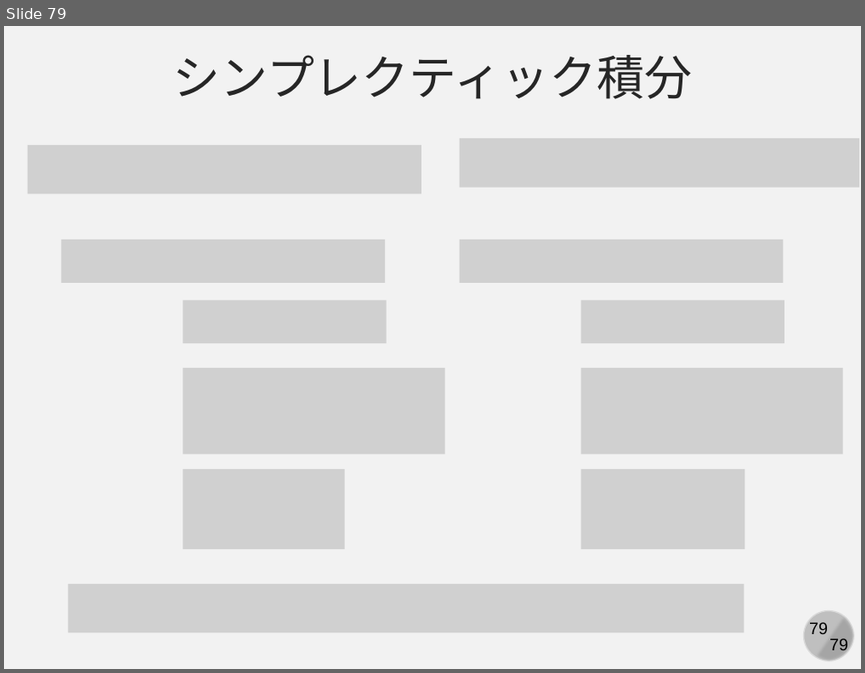
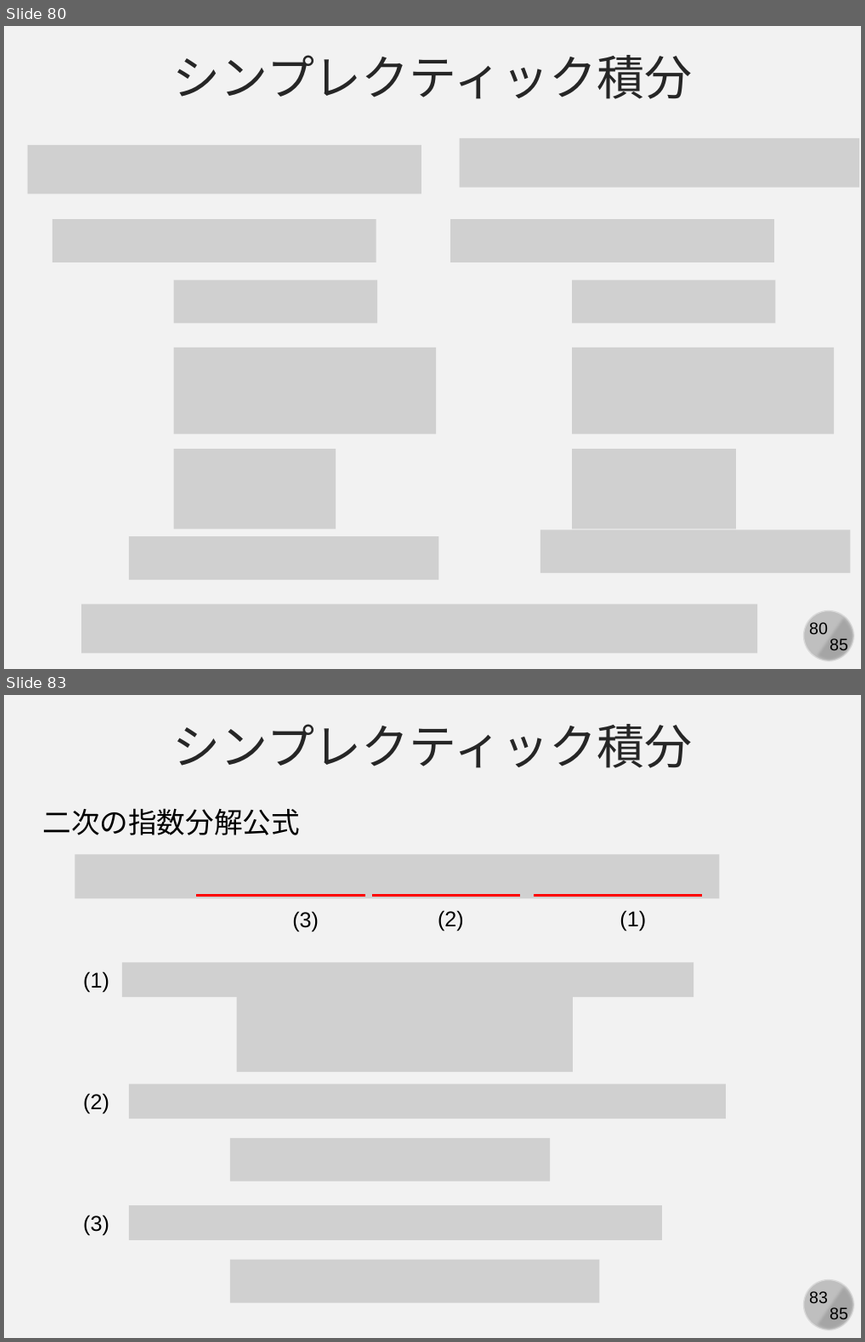
Before and after one commit to kaityo256/simulation_engineering, a slide deck: 05_md_basic/simulation05.pptx. Shown one above the other, each under a label of ours: slide 79 before the commit, slides 80 and 83 after it; the slides between them are not shown. The pictures are 865x673 and 865x1342 pixels, drawn with LibreOffice and Linux fonts; fonts in the diff are those of the drawing; grey boxes stand for pictures. Boxes give left, top, right and bottom in pixels: in the first picture for what was removed or moved away, otherwise in the second. Text is boxed around its words. In the diff, an @@ line names an element or a change of style, - is before the commit and + after.

```diff
--- a/05_md_basic/simulation05.pptx
+++ b/05_md_basic/simulation05.pptx
@@ slide 83 added at (4,695,861,1338), background #F2F2F2; not listed: 4 template elements that a slide beside it also shows @@
@@ text added at (173,724,692,768), 40 pt, text #262626 @@
+シンプレクティック積分
@@ text added at (43,808,300,835), 24 pt, text #000000 @@
+二次の指数分解公式
@@ picture added at (75,854,720,898) @@
@@ line added from (196, 895) to (364, 895), #FF0000 2.25 pt @@
@@ line added from (371, 895) to (520, 895), #FF0000 2.25 pt @@
@@ line added from (534, 895) to (703, 895), #FF0000 2.25 pt @@
@@ text added at (292,911,318,931), 18 pt, text #000000 @@
+(3)
@@ text added at (438,910,464,930), 18 pt, text #000000 @@
+(2)
@@ text added at (619,910,646,930), 18 pt, text #000000 @@
+(1)
@@ text added at (83,971,109,993), 18 pt, text #000000 @@
+(1)
@@ picture added at (122,962,693,997) @@
@@ picture added at (237,996,573,1072) @@
@@ text added at (83,1093,109,1114), 18 pt, text #000000 @@
+(2)
@@ picture added at (129,1084,726,1118) @@
@@ picture added at (230,1138,550,1181) @@
@@ text added at (83,1214,109,1236), 18 pt, text #000000 @@
+(3)
@@ picture added at (129,1205,662,1239) @@
@@ picture added at (230,1259,600,1302) @@
@@ what was slide 79 is now slide 80 @@
@@ slide 80 changed as well @@
@@ 8 pictures: place and size @@
-8 pictures at (62,239,843,550)
+8 pictures at (52,219,834,529)
@@ picture added at (540,530,851,573) @@
@@ picture added at (129,536,439,578) @@
@@ picture: place and size @@
-picture at (69,584,744,633)
+picture at (82,603,758,652)
@@ page number at (809,622,828,634): text changed @@
-79
+80
@@ text at (829,638,848,654): text changed @@
-79
+85
```
Also in this commit, not shown: 78 other slides changed, 5 other slides added.
